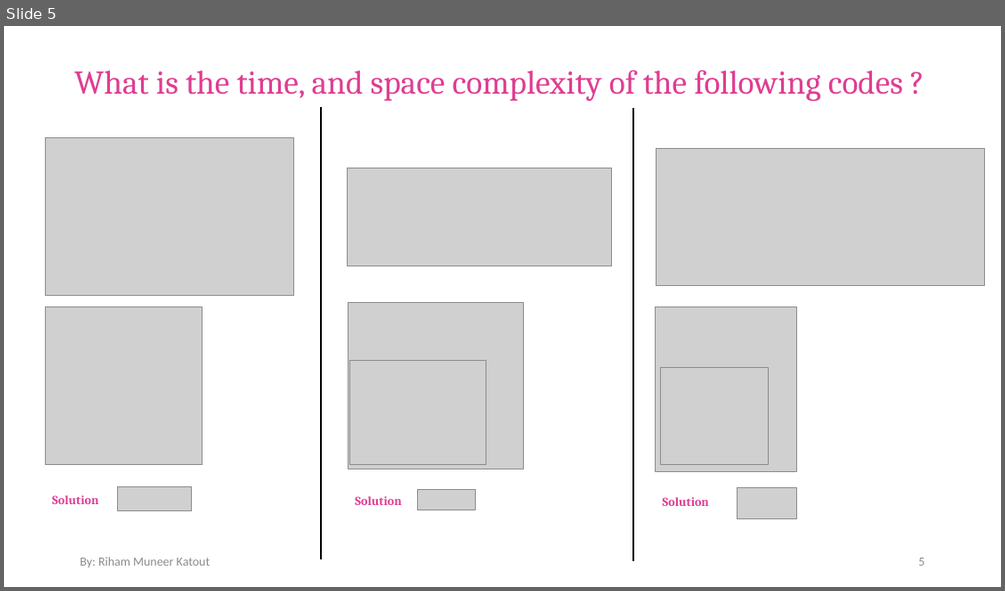
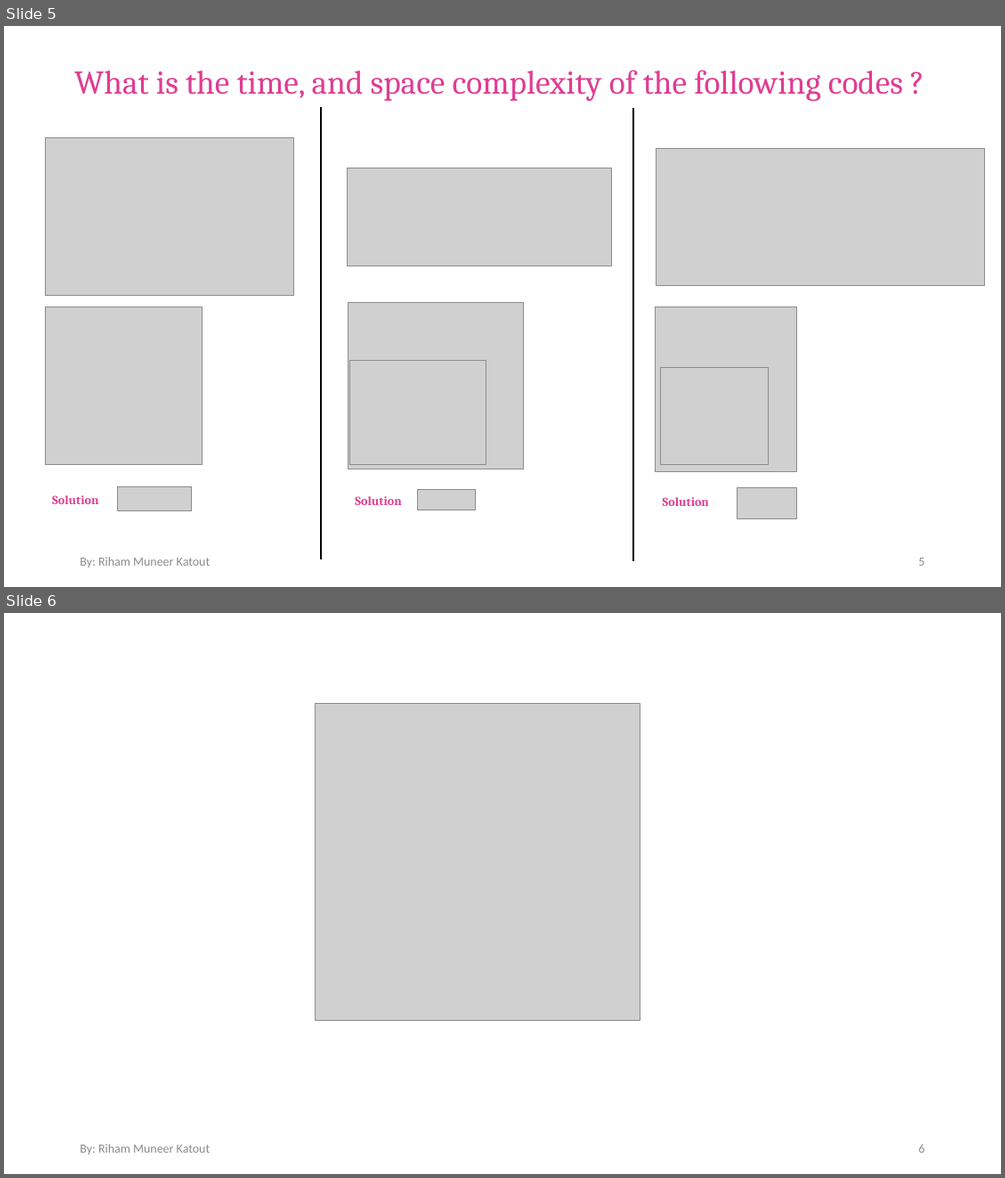
Before and after one commit to RihamKatout/Problem_Solving, a slide deck: Level 0/Comlexity.pptx. Shown one above the other, each under a label of ours: slide 5 before the commit, slides 5 and 6 after it. The pictures are 1005x591 and 1005x1178 pixels, drawn with LibreOffice and Linux fonts; fonts in the diff are those of the drawing; grey boxes stand for pictures. Boxes give left, top, right and bottom in pixels: in the first picture for what was removed or moved away, otherwise in the second. Text is boxed around its words. In the diff, an @@ line names an element or a change of style, - is before the commit and + after.

Commit message:
edit complexity ppt

```diff
--- a/Level 0/Comlexity.pptx
+++ b/Level 0/Comlexity.pptx
@@ slide 6 added at (x1=4, y1=613, x2=1001, y2=1174), background #FFFFFF @@
@@ picture added at (x1=316, y1=704, x2=640, y2=1021) @@
@@ text added at (x1=80, y1=1143, x2=210, y2=1154), 12 pt, text #8C8C8C @@
+By: Riham Muneer Katout
@@ page number added at (x1=918, y1=1144, x2=924, y2=1152), 12 pt, text #8C8C8C @@
+6
```
Also in this commit, not shown: 3 other files.
